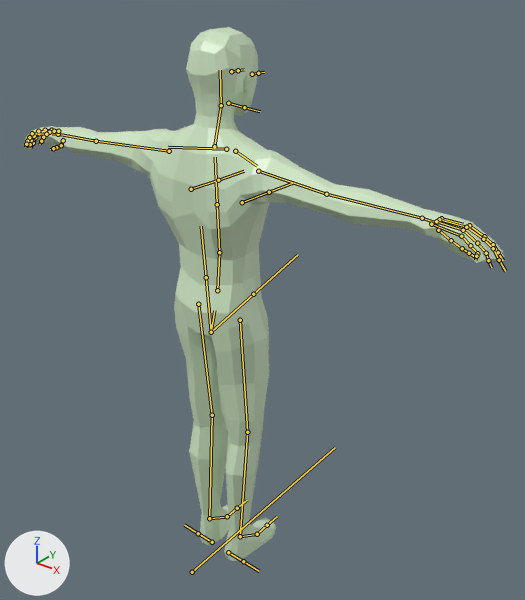
An edit to the FBX model src/Assets/Models/Characters/Humanoid/Test/BasicHuman.fbx, drawn before and after from the same camera.
The view is the same before and after, from a 50 mm lens placed at (1.386, -1.583, 1.996), pointed at (0.066, 0.067, 0.973). Every picture has the same lights, and +X, +Y and +Z are marked at lower left. Both versions are drawn at the pose saved in each file; the numbers are the values there. The bones that bend it are drawn over the model as lines.

Objects in the first picture: 'BasicHumanMesh'.
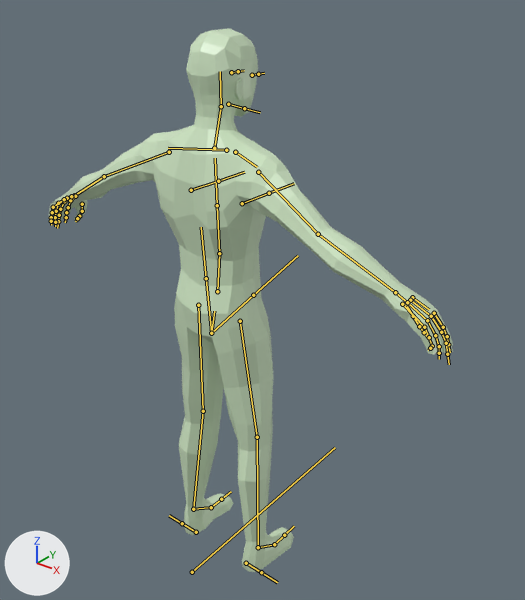
Pixel boxes (x1, y1, x2, y2) of what changed, in the pictures (525 x 600 px):
'BasicHumanMesh', posed (16% narrower): before (24, 27, 504, 561); after (49, 28, 453, 572)
bone 'shoulder.L', root to tip: before (169, 151) to (96, 141); after (169, 152) to (104, 176)
bone 'shoulder.R', root to tip: before (258, 171) to (326, 194); after (258, 172) to (318, 234)
bone 'thigh.L', root to tip: before (198, 304) to (212, 415); after (198, 305) to (203, 411)
bone 'foot.L', root to tip: before (209, 518) to (225, 517); after (193, 509) to (209, 507)
bone 'thigh.R', root to tip: before (240, 320) to (247, 432); after (240, 321) to (257, 437)
bone 'foot.R', root to tip: before (240, 536) to (255, 534); after (258, 547) to (272, 545)

The edits, one by one:
Bone 'shoulder.L' (bone_shoulder_l) turns from (-1, -5, 23) to (0, 0, 0) degrees about its own x, y and z.
Bone 'shoulder.R' (bone_shoulder_r) turns from (-1, 5, -23) to (0, 0, 0) degrees about its own x, y and z.
Bone 'thigh.L' (bone_thigh_l) turns from (0, 0, 5) to (0, 0, 0) degrees about its own x, y and z.
Bone 'foot.L' (bone_foot_l) turns from (0, 5, -3) to (0, 0, 0) degrees about its own x, y and z.
Bone 'thigh.R' (bone_thigh_r) turns from (0, 0, -5) to (0, 0, 0) degrees about its own x, y and z.
Bone 'foot.R' (bone_foot_r) turns from (0, -5, 3) to (0, 0, 0) degrees about its own x, y and z.
